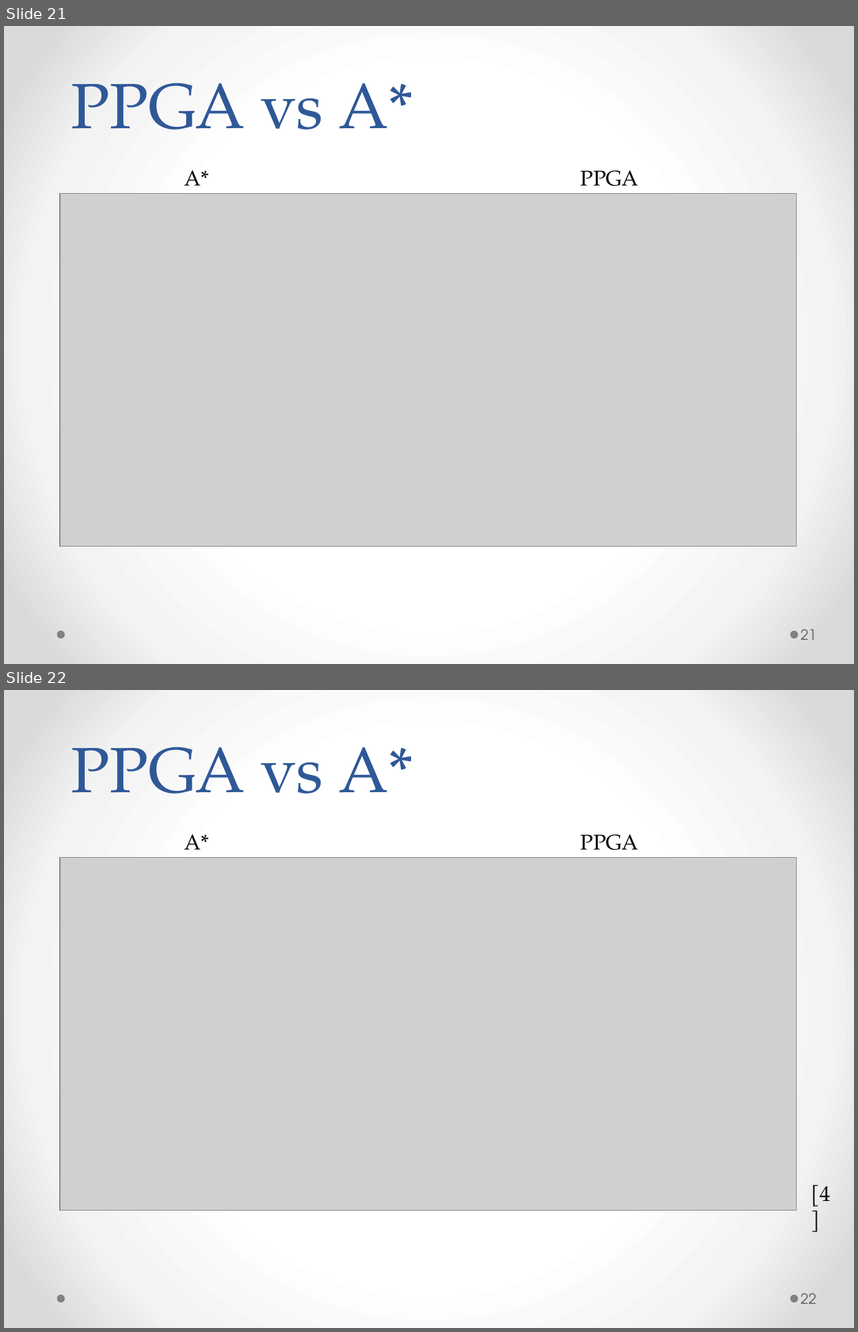
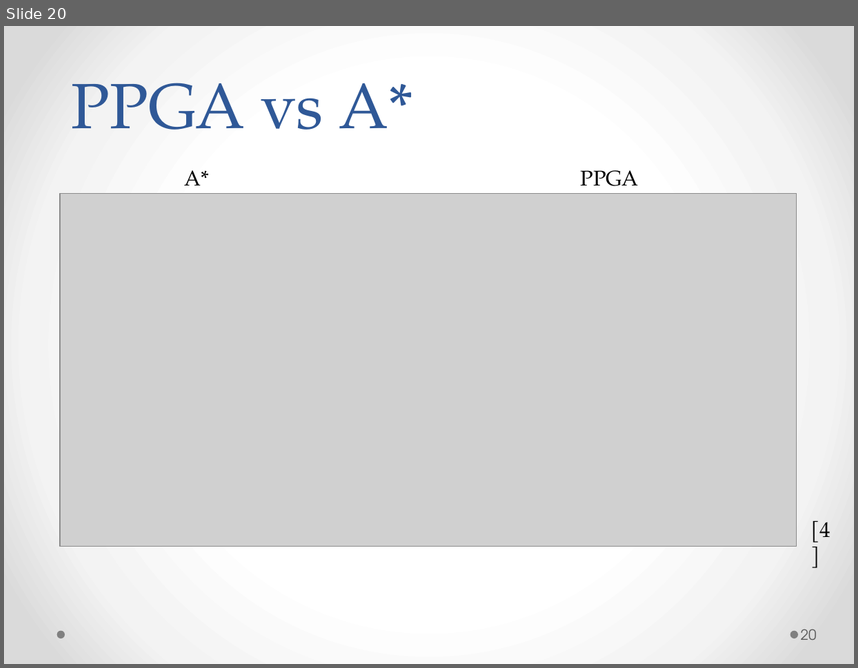
Before and after one commit to GDPLTDA/SenacTCC, a slide deck: Docs/Apresentacao-nova.pptx. Shown one above the other, each under a label of ours: slides 21 and 22 before the commit, slide 20 after it. The pictures are 858x1332 and 858x668 pixels, drawn with LibreOffice and Linux fonts; fonts in the diff are those of the drawing; grey boxes stand for pictures. Boxes give left, top, right and bottom in pixels: in the first picture for what was removed or moved away, otherwise in the second. Text is boxed around its words. In the diff, an @@ line names an element or a change of style, - is before the commit and + after.

```diff
--- a/Docs/Apresentacao-nova.pptx
+++ b/Docs/Apresentacao-nova.pptx
@@ slide 21 removed at (4, 26, 854, 664), background gradient #FFFFFF to #F4F4F4 to #DADADA; not listed: 2 template elements that a slide beside it also shows @@
@@ title removed at (72, 83, 414, 129) @@
-PPGA vs A*
@@ text removed at (184, 170, 638, 194) @@
-A* PPGA
@@ picture removed at (60, 194, 796, 546) @@
@@ page number removed at (801, 628, 817, 639) @@
-21
@@ what was slide 22 is now slide 20 @@
@@ page number at (801, 628, 817, 639): text changed @@
-22
+20
```
Also in this commit, not shown: 1 other slide removed, 5 other files.
